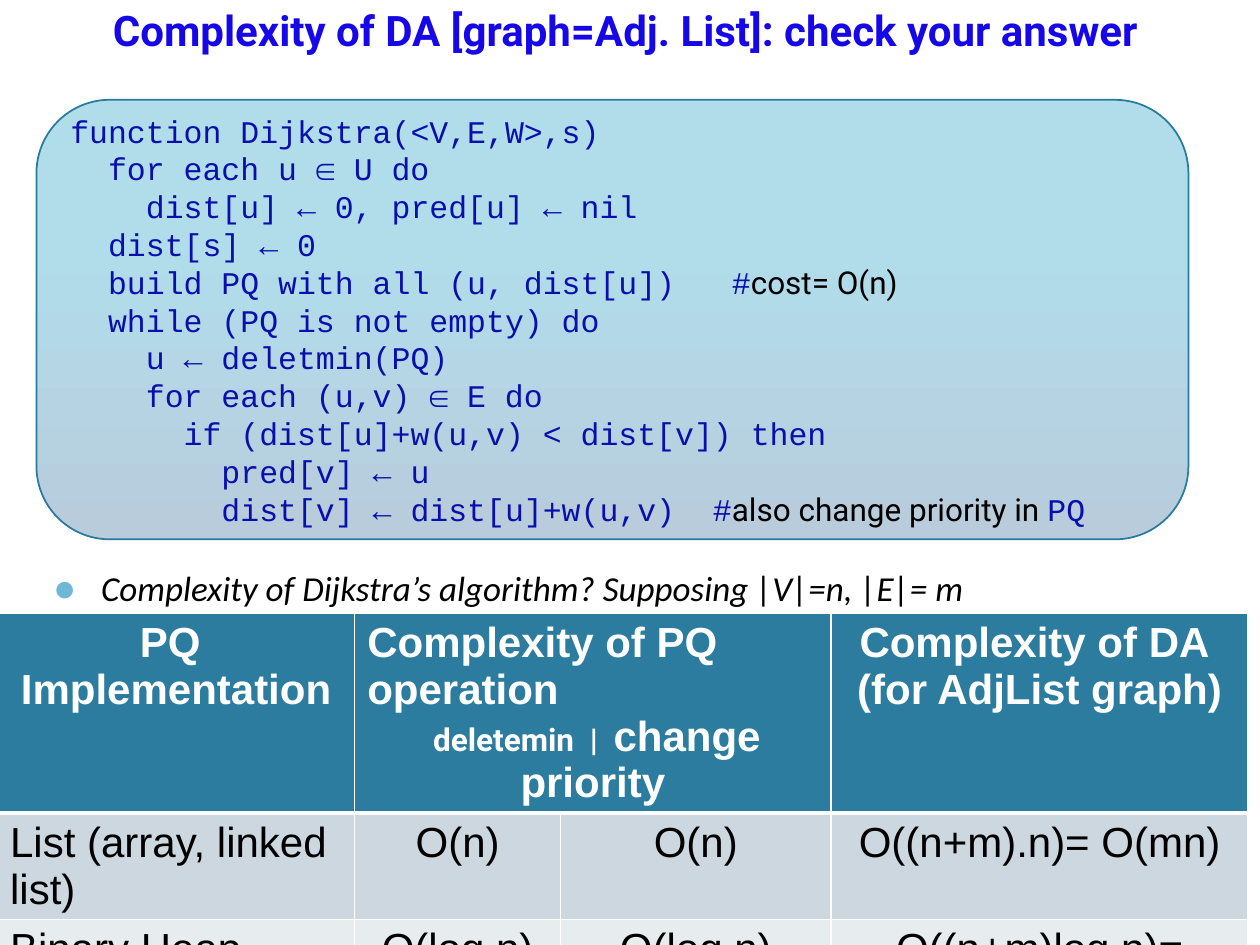
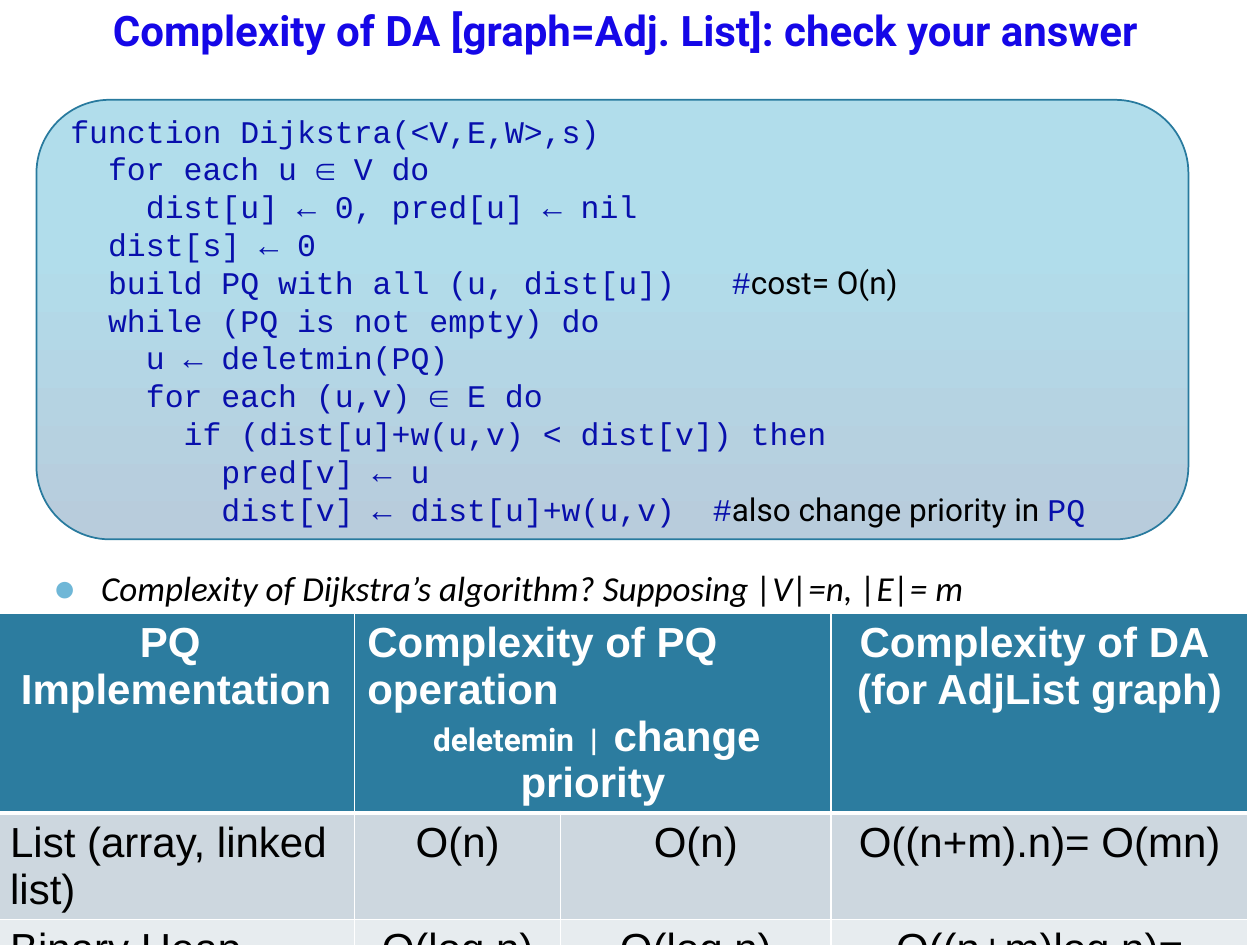
Before and after one commit to anhvir/c207, a slide deck: slide 3 of 07_C207_21S1.pptx. Drawn at 1260x945 pixels with LibreOffice and Linux fonts; fonts in the diff are those of the drawing; background and template pictures are left out. Boxes give left, top, right and bottom in pixels: in the first picture for what was removed or moved away, otherwise in the second. Text is boxed around its words. In the diff, an @@ line names an element or a change of style, - is before the commit and + after.

```diff
--- a/07_C207_21S1.pptx
+++ b/07_C207_21S1.pptx
@@ text in rounded rectangle at box(108, 158, 430, 181): text changed @@
-for each u ∈ U do
+for each u ∈ V do
```
Also in this commit, not shown: 3 other slides changed, 1 other file.
